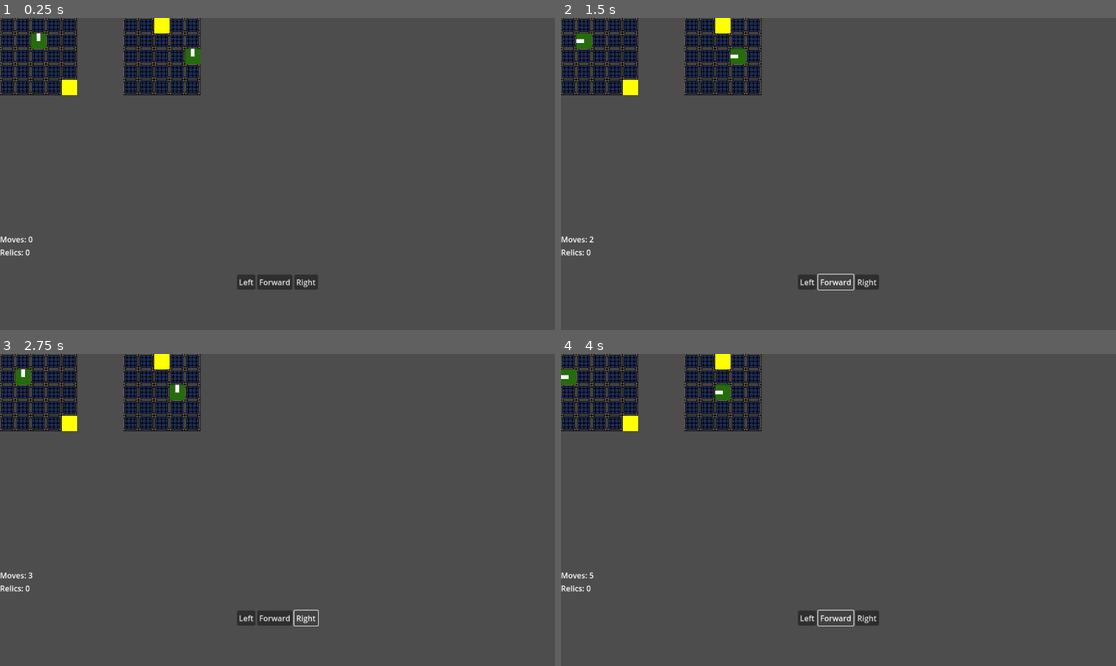
Above: before the commit, frames 1-4 (two rows, left to right).
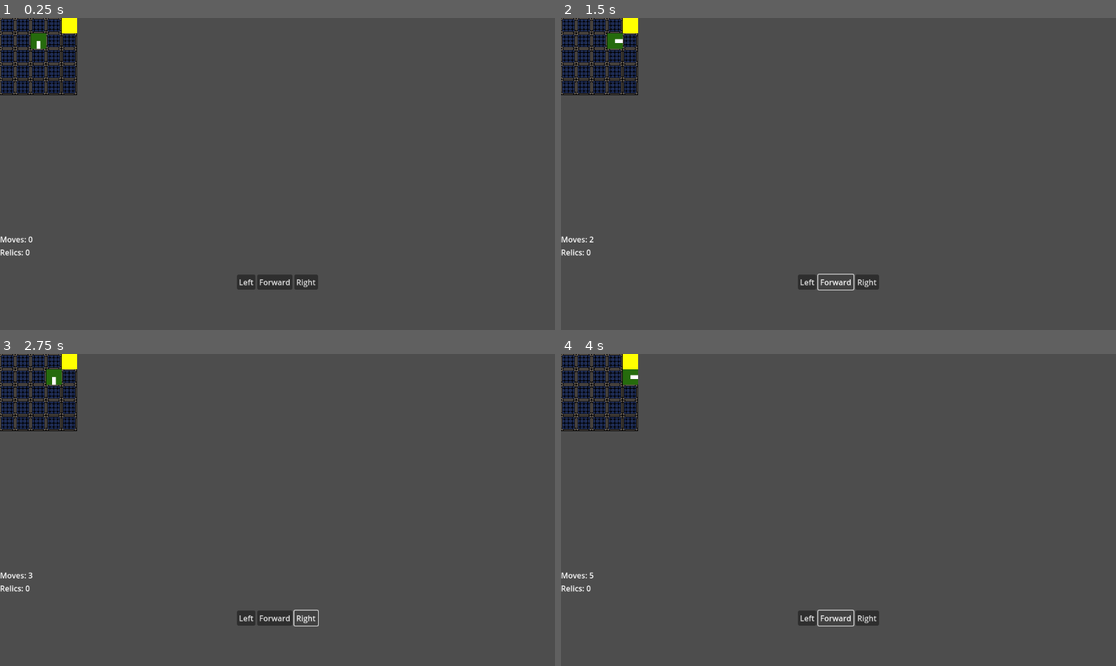
Above: after the commit, the same moments.

Repository: nathanleiby/game4-trijam-oct-29
Game: Godot game, scene res://game.tscn
The game is run twice, just before and just after one commit, with the same random seed, the same clock (stepped at 60 frames per second) and the same inputs.
Inputs:
- Up to frame 1 (0.25 s): no input
- Up to frame 2 (1.5 s): click "Left" at 0.5 s; click "Forward" at 1.25 s
- Up to frame 3 (2.75 s): click "Right" at 2 s
- Up to frame 4 (4 s): click "Left" at 2.75 s; click "Forward" at 3.5 s

The runs differ from the first frame. In frame 1, 3.2% of the frame differs, in the area x 6-37%, y 0-25%; in frame 2, 3.5%, in the area x 2-37%, y 0-25%; in frame 3, 3.5%; in frame 4, 3.4%.

Commit message:
multi puzzle

Diff:
--- a/Game.gd
+++ b/Game.gd
@@ -1,6 +1,7 @@
 extends Node2D
 
-@onready var _puzzles: Array[Puzzle] = [$Puzzles/Puzzle, $Puzzles/Puzzle2]
+@export var _puzzleScene: PackedScene
+@onready var _puzzles: Array[Puzzle] = [$Puzzles/Puzzle, $Puzzles/Puzzle2, $Puzzles/Puzzle3, $Puzzles/Puzzle4, $Puzzles/Puzzle5, $Puzzles/Puzzle6, $Puzzles/Puzzle7, $Puzzles/Puzzle8]
 @onready var _movesLabel: Label = $Control/VBoxContainer/MovesLabel as Label
 @onready var _relicsLabel: Label = $Control/VBoxContainer/RelicsLabel as Label
 
@@ -8,10 +9,35 @@
 var relicsCollected := 0
 
 func _handleRelicCollected():
-	for _puzzle in _puzzles:
-		if _puzzle.is_relic_collected():
-			relicsCollected += 1
-			_puzzle.reset()
+	var newPuzzles: Array[Puzzle] = []
+	var to_spawn = 0
+	for p in _puzzles:
+		if p.visible:
+			if p.is_relic_collected():
+				relicsCollected += 1
+				# set two other puzzles as visible
+				to_spawn += 2
+
+				# make this one invisible
+				p.visible = false
+				p.reset()
+
+
+	var puzzleIdxs = range(len(_puzzles))
+	puzzleIdxs.shuffle()
+	for i in puzzleIdxs:
+		if to_spawn <= 0:
+			break
+		var p = _puzzles[i]
+		if not p.visible:
+			p.visible = true
+			p.reset()
+			to_spawn -= 1
+
+
+
+	# TODO: figure out dynamically handling this. instantiating..
+	# .. ran into an issue with Puzzle instantiate() having null member vars like Player
 
 func _updateView():
 	_movesLabel.text = "Moves: %d" % totalMoves
@@ -22,21 +48,24 @@
 
 func _on_left_pressed():
 	for _puzzle in _puzzles:
-		_puzzle._on_left_pressed()
+		if _puzzle.visible:
+			_puzzle._on_left_pressed()
 	totalMoves += 1
 	_handleRelicCollected()
 	_updateView()
 
 func _on_forward_pressed():
 	for _puzzle in _puzzles:
-		_puzzle._on_forward_pressed()
+		if _puzzle.visible:
+			_puzzle._on_forward_pressed()
 	totalMoves += 1
 	_handleRelicCollected()
 	_updateView()
 
 func _on_right_pressed():
 	for _puzzle in _puzzles:
-		_puzzle._on_right_pressed()
+		if _puzzle.visible:
+			_puzzle._on_right_pressed()
 	totalMoves += 1
 	_handleRelicCollected()
 	_updateView()
--- a/game.tscn
+++ b/game.tscn
@@ -5,13 +5,39 @@
 
 [node name="Game" type="Node2D"]
 script = ExtResource("1_fxbok")
+_puzzleScene = ExtResource("2_owhmh")
 
 [node name="Puzzles" type="Node2D" parent="."]
 
 [node name="Puzzle" parent="Puzzles" instance=ExtResource("2_owhmh")]
 
 [node name="Puzzle2" parent="Puzzles" instance=ExtResource("2_owhmh")]
+visible = false
 position = Vector2(256, 2.08165e-12)
+
+[node name="Puzzle3" parent="Puzzles" instance=ExtResource("2_owhmh")]
+visible = false
+position = Vector2(512, 2.08165e-12)
+
+[node name="Puzzle4" parent="Puzzles" instance=ExtResource("2_owhmh")]
+visible = false
+position = Vector2(768, 2.08165e-12)
+
+[node name="Puzzle5" parent="Puzzles" instance=ExtResource("2_owhmh")]
+visible = false
+position = Vector2(2.08165e-12, 256)
+
+[node name="Puzzle6" parent="Puzzles" instance=ExtResource("2_owhmh")]
+visible = false
+position = Vector2(256, 256)
+
+[node name="Puzzle7" parent="Puzzles" instance=ExtResource("2_owhmh")]
+visible = false
+position = Vector2(512, 256)
+
+[node name="Puzzle8" parent="Puzzles" instance=ExtResource("2_owhmh")]
+visible = false
+position = Vector2(768, 256)
 
 [node name="Control" type="Control" parent="."]
 layout_mode = 3
--- a/puzzle.gd
+++ b/puzzle.gd
@@ -7,6 +7,7 @@
 
 var playerPos := Vector2(2,2)
 var playerRotation := Vector2.UP
+var ROTATIONS = [Vector2.LEFT, Vector2.RIGHT, Vector2.UP, Vector2.DOWN ]
 var relicPos := Vector2(2,2)
 
 const TILE_SIZE = 32
@@ -18,11 +19,17 @@
 	while newPlayerPos.is_equal_approx(playerPos):
 		newPlayerPos = Vector2(randi_range(0,MAX),randi_range(0,MAX))
 
+	# random new player rotation
+	var newPlayerRotation = playerRotation
+	while newPlayerRotation.is_equal_approx(playerRotation):
+		newPlayerRotation = ROTATIONS[randi_range(0, ROTATIONS.size()-1)]
+
 	# random new relic pos, also that != playerPos
 	var newRelicPos = relicPos
 	while newRelicPos.is_equal_approx(playerPos) or newRelicPos.is_equal_approx(relicPos):
 		newRelicPos = Vector2(randi_range(0,MAX),randi_range(0,MAX))
 
+	playerRotation = newPlayerRotation
 	playerPos = newPlayerPos
 	relicPos = newRelicPos
 
